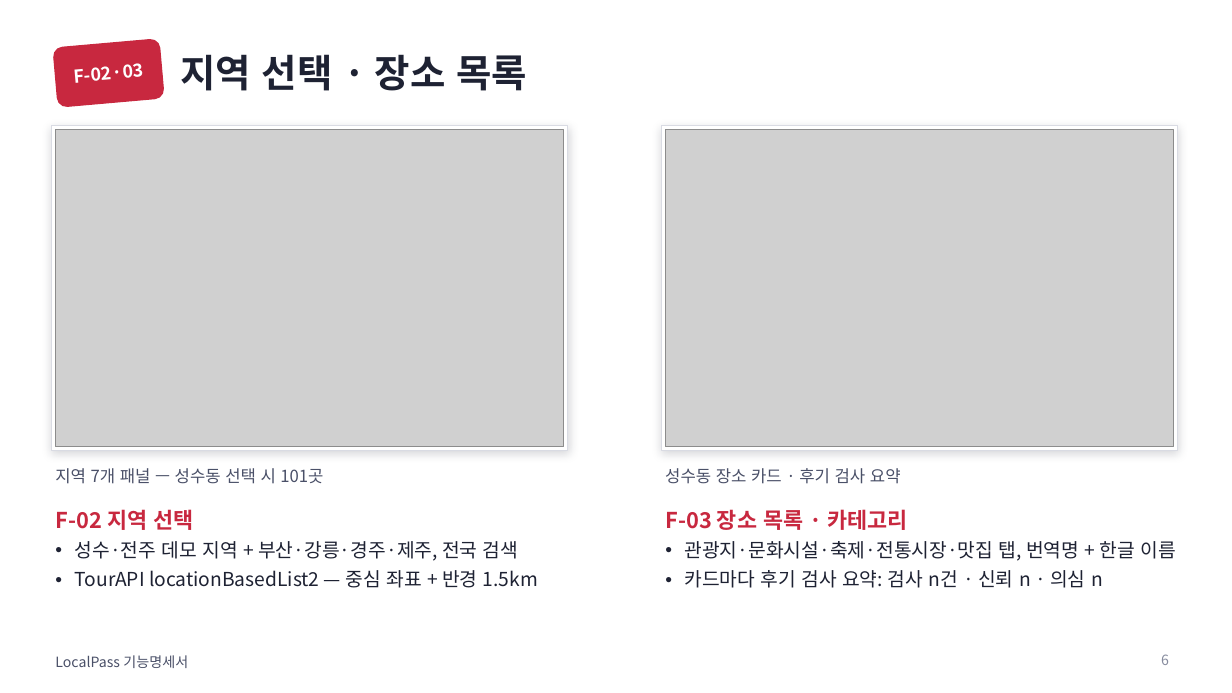
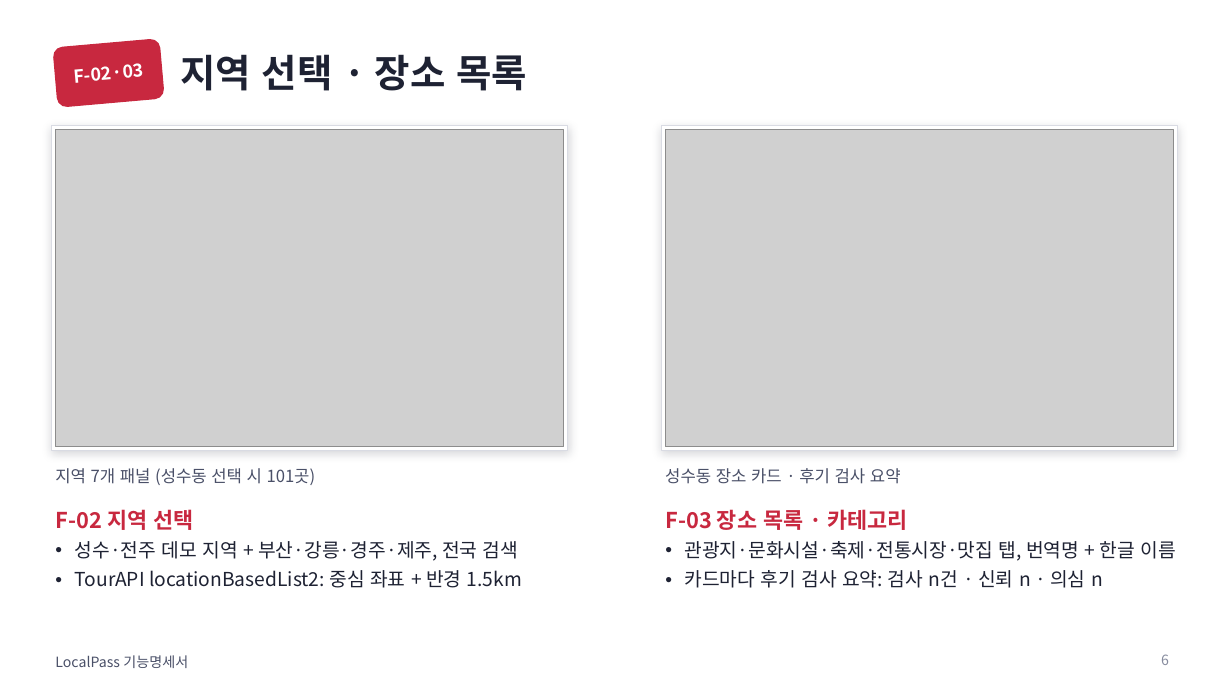
Before and after one commit to 55wind/localpass, a slide deck: slide 6 of docs/LocalPass_기능명세서.pptx. Drawn at 1232x693 pixels with LibreOffice and Linux fonts; fonts in the diff are those of the drawing; grey boxes stand for pictures. Boxes give left, top, right and bottom in pixels: in the first picture for what was removed or moved away, otherwise in the second. Text is boxed around its words. In the diff, an @@ line names an element or a change of style, - is before the commit and + after.

```diff
--- a/docs/LocalPass_기능명세서.pptx
+++ b/docs/LocalPass_기능명세서.pptx
@@ text at box(55, 468, 316, 485): text changed @@
-지역 7개 패널 — 성수동 선택 시 101곳
+지역 7개 패널 (성수동 선택 시 101곳)
@@ text at box(75, 570, 522, 588): text changed @@
-• TourAPI locationBasedList2 — 중심 좌표 + 반경 1.5km
+• TourAPI locationBasedList2: 중심 좌표 + 반경 1.5km
```
Also in this commit, not shown: 12 other slides changed, 6 other files.
